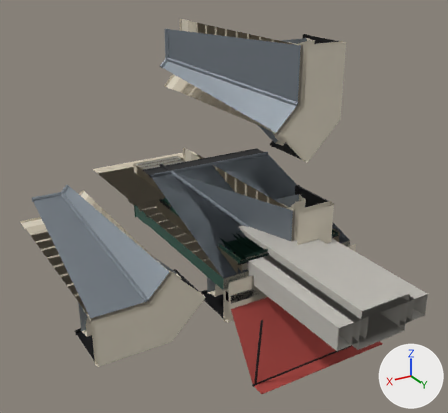
The glTF model public/assets/kit.glb as it was, and as the next commit left it.
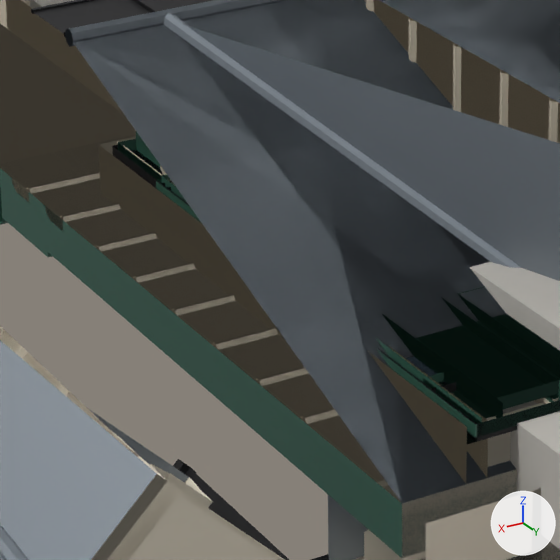
Each version appears first whole from a camera (50 mm lens) standing at (6.53, 8.41, 5.61) and looking at (0.58, -1.52, 0.65), and next in a close-up on the part from 30% to 58% of the width and 41% to 70% of the height. The axes (+X, +Y, +Z) are drawn at lower right. The lights are the same throughout. The older version's two pictures come first. Where no turn or scale is listed for an object, it has been applied to the vertices.

Names of what the first close-up shows: 'G_bay.door_arched.001', 'G_bay.shop_stone.001', 'G_bay.shop_wood.001', 'NS_tall.window.001', 'R_mansard.dormer_oeil.001', 'R_mansard.dormer_segment.001', 'R_mansard.dormer_zinc.001', 'R_mansard.plain.001', 'R_mansard_corner.hip.001', 'R_mansard_pc.frame.001', 'SS_tall.window.001', 'balcony.pc.001' and 32 more.
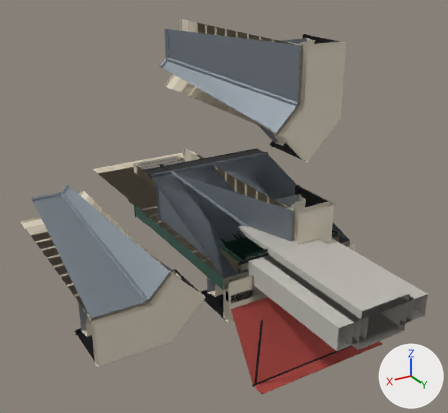
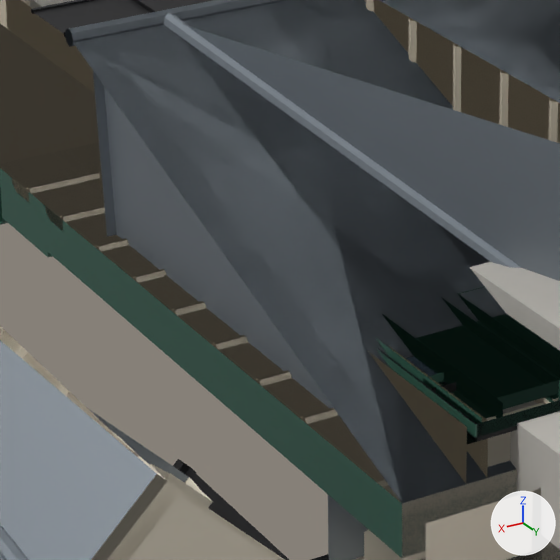
Boxes [x1, y1, x2, y2] around the edits, measured in the close-ups (560 x 560 px):
```json
{"object": "R_mansard.dormer_atelier.001", "change": "added", "after": [77, 37, 433, 503]}
{"object": "G_bay.shop_stone.001", "change": "unchanged, covered by the edit", "before": [3, 137, 560, 509], "after": [3, 149, 560, 509]}
{"object": "S_bay.window.001", "change": "unchanged, covered by the edit", "before": [65, 210, 516, 513], "after": [68, 217, 516, 513]}
{"object": "N_bay.window.001", "change": "unchanged, covered by the edit", "before": [32, 182, 381, 482], "after": [32, 181, 381, 481]}
```

Edits to the scene script, one JSON object a line:
```json
{"op": "add", "block": "me_r_mansard_dormer_atelier", "code": ["me_r_mansard_dormer_atelier = bpy.data.meshes.new('R_mansard.dormer_atelier')", "me_r_mansard_dormer_atelier.from_pydata(...)  # 206 vertices, 244 faces; spans x -1.5..1.5, y -3.06..0.0, z -0.12..1.04", "# faces by material slot: [48, 108, 86, 2]", "me_r_mansard_dormer_atelier.materials.append(mat_zinc)  # grey #7c848b", "me_r_mansard_dormer_atelier.materials.append(mat_stone_trim)  # pale yellow #dad1bf", "me_r_mansard_dormer_atelier.materials.append(mat_iron)  # black #272729", "me_r_mansard_dormer_atelier.materials.append(mat_glass)  # dark blue #303c45"]}
{"op": "add", "block": "ob_r_mansard_dormer_atelier_001", "code": ["ob_r_mansard_dormer_atelier_001 = bpy.data.objects.new('R_mansard.dormer_atelier.001', me_r_mansard_dormer_atelier)", "ob_r_mansard_dormer_atelier_001.location = (0.0, 0.0, 0.0)"]}
```
